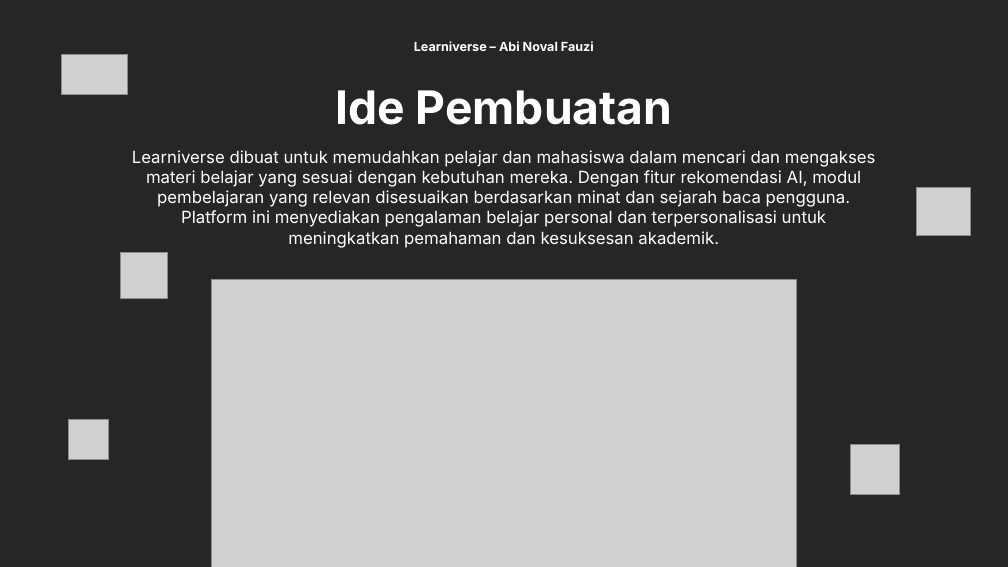
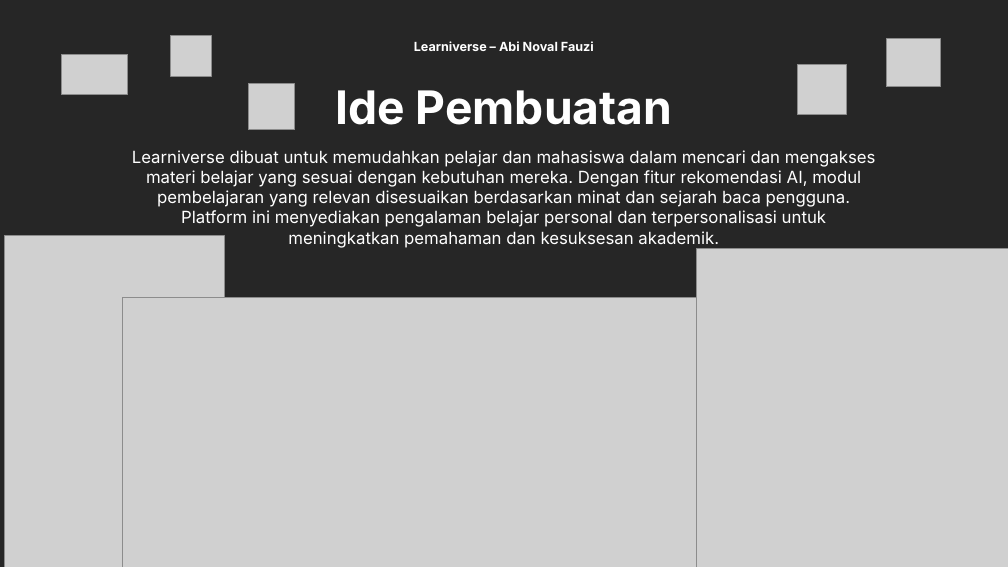
Before and after one commit to kimmyxpow/learniverse, a slide deck: slide 2 of PPT.pptx. Drawn at 1008x567 pixels with LibreOffice and Linux fonts; fonts in the diff are those of the drawing; grey boxes stand for pictures; background and template pictures are left out. Boxes give left, top, right and bottom in pixels: in the first picture for what was removed or moved away, otherwise in the second. Text is boxed around its words. In the diff, an @@ line names an element or a change of style, - is before the commit and + after.

Commit message:
update: ppt presentation

```diff
--- a/PPT.pptx
+++ b/PPT.pptx
@@ picture moved from (x1=68, y1=419, x2=109, y2=459) to (x1=171, y1=36, x2=212, y2=76) @@
@@ picture moved from (x1=917, y1=188, x2=971, y2=236) to (x1=886, y1=39, x2=941, y2=87) @@
@@ picture moved from (x1=120, y1=253, x2=167, y2=299) to (x1=248, y1=84, x2=295, y2=130) @@
@@ picture moved from (x1=851, y1=445, x2=899, y2=495) to (x1=798, y1=65, x2=846, y2=115) @@
@@ picture added at (x1=4, y1=236, x2=225, y2=567) @@
@@ picture added at (x1=697, y1=249, x2=1008, y2=567) @@
@@ picture resized from (x1=212, y1=280, x2=797, y2=567) to (x1=123, y1=298, x2=875, y2=567) @@
```
Also in this commit, not shown: 1 other slide changed.
